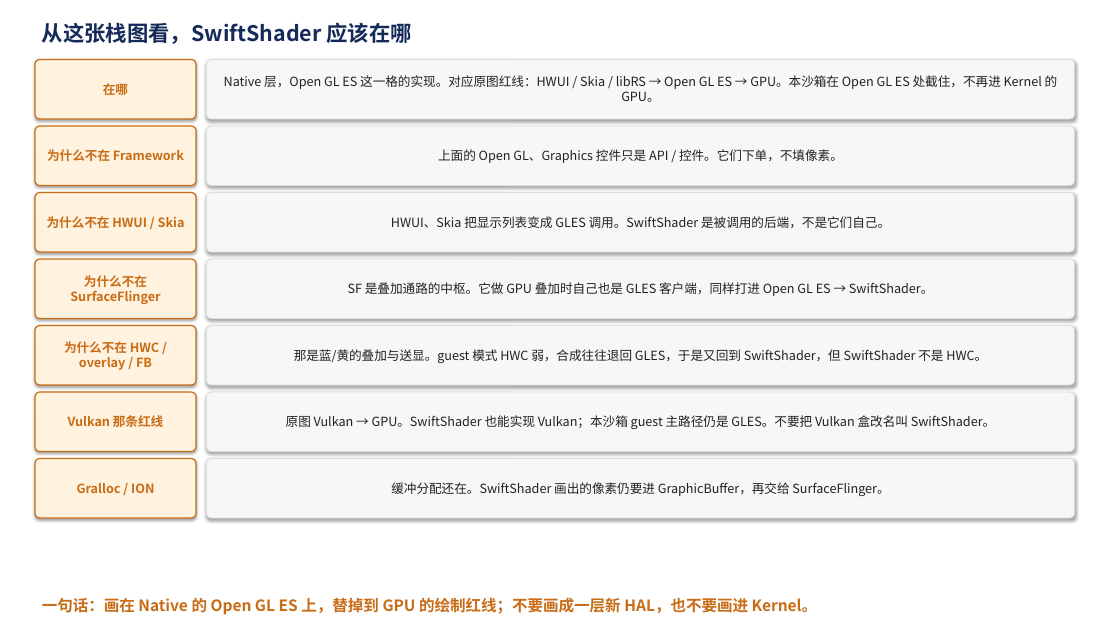
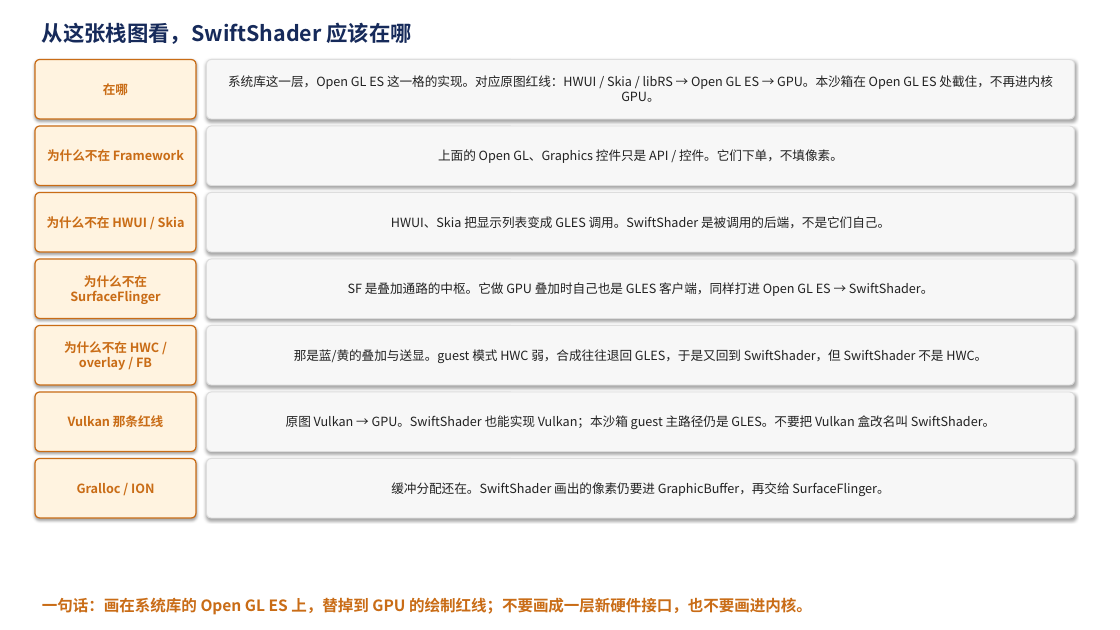
Before and after one commit to LOLHenry/CubeSandbox, a slide deck: slide 5 of docs/assets/android-graphics-stack-wireframe.pptx. Drawn at 1120x630 pixels with LibreOffice and Linux fonts; fonts in the diff are those of the drawing. Boxes give left, top, right and bottom in pixels: in the first picture for what was removed or moved away, otherwise in the second. Text is boxed around its words. In the diff, an @@ line names an element or a change of style, - is before the commit and + after.

```diff
--- a/docs/assets/android-graphics-stack-wireframe.pptx
+++ b/docs/assets/android-graphics-stack-wireframe.pptx
@@ text in rounded rectangle at <box>228,75,1052,102</box>: text changed @@
-Native 层，Open GL ES 这一格的实现。对应原图红线：HWUI / Skia / libRS → Open GL ES → GPU。本沙箱在 Open GL ES 处截住，不再进 Kernel 的 GPU。
+系统库这一层，Open GL ES 这一格的实现。对应原图红线：HWUI / Skia / libRS → Open GL ES → GPU。本沙箱在 Open GL ES 处截住，不再进内核 GPU。
@@ text at <box>42,597,812,615</box>: text changed @@
-一句话：画在 Native 的 Open GL ES 上，替掉到 GPU 的绘制红线；不要画成一层新 HAL，也不要画进 Kernel。
+一句话：画在系统库的 Open GL ES 上，替掉到 GPU 的绘制红线；不要画成一层新硬件接口，也不要画进内核。
```
Also in this commit, not shown: 3 other slides changed, 3 other files.
